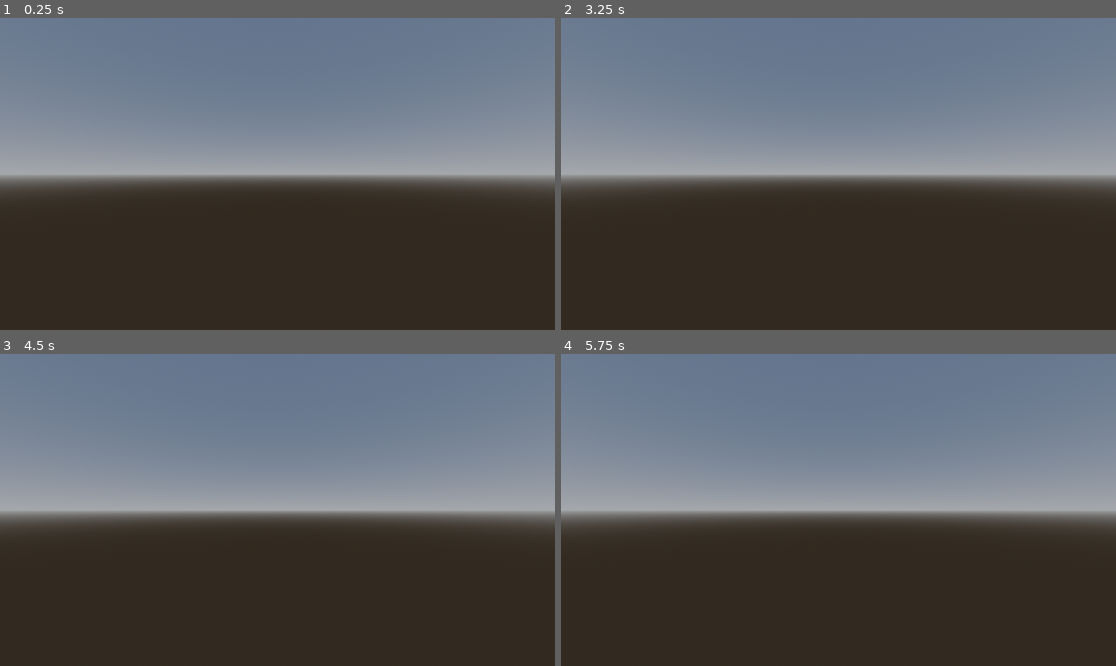
Above: before the commit, frames 1-4 (two rows, left to right).
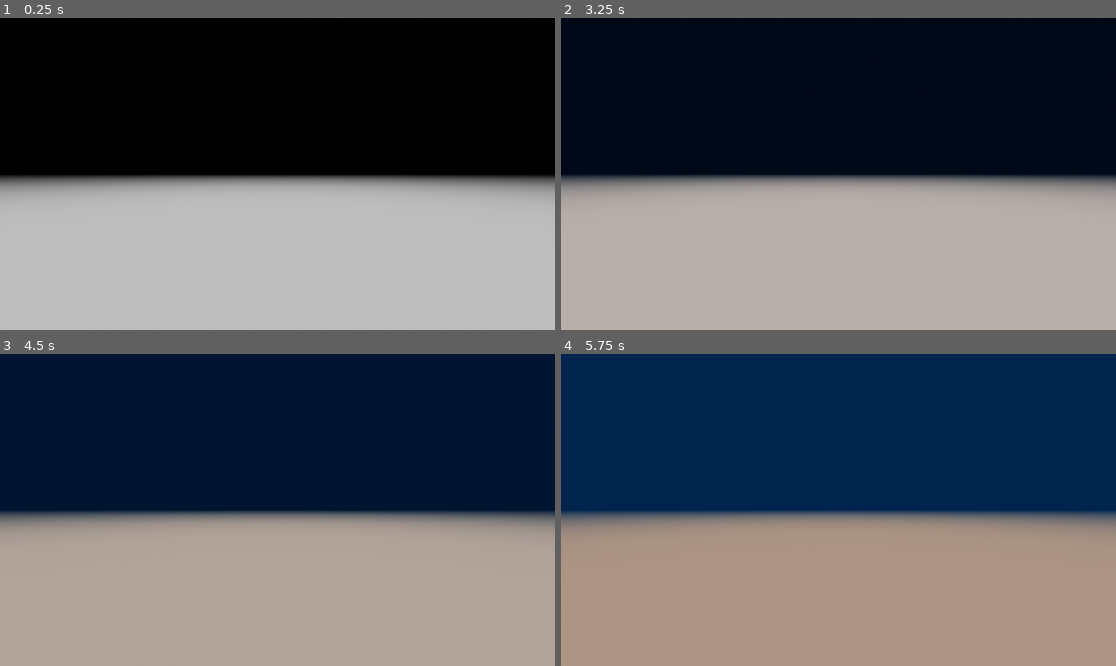
Above: after the commit, the same moments.

Repository: Nathan-R-Og/PlayPlay
Game: Godot game, scene res://node_3d.tscn
The game is run twice, just before and just after one commit, with the same random seed, the same clock (stepped at 60 frames per second) and the same inputs.
Inputs:
- Up to frame 1 (0.25 s): no input
- Up to frame 2 (3.25 s): tap Enter at 0.5, 2 s; tap Space at 1.25, 2.75 s
- Up to frame 3 (4.5 s): tap Enter at 3.5 s; tap Space at 4.25 s
- Up to frame 4 (5.75 s): no input

The runs differ from the first frame. In frame 1, 99% of the frame differs, in the area x 0-100%, y 0-100%; in frame 2, 99%; in frame 3, 99%; in frame 4, 99%.

Commit message:
day night

Diff:
--- a/node_3d.tscn
+++ b/node_3d.tscn
@@ -1,6 +1,10 @@
-[gd_scene load_steps=4 format=3 uid="uid://bg8k6epuuvbed"]
+[gd_scene load_steps=5 format=3 uid="uid://bg8k6epuuvbed"]
+
+[ext_resource type="Script" path="res://range.gd" id="1_w38eq"]
 
 [sub_resource type="ProceduralSkyMaterial" id="ProceduralSkyMaterial_i3688"]
+sky_top_color = Color(0.384314, 0.454902, 0.54902, 1)
+sky_horizon_color = Color(0.647059, 0.654902, 0.670588, 1)
 
 [sub_resource type="Sky" id="Sky_8vodk"]
 sky_material = SubResource("ProceduralSkyMaterial_i3688")
@@ -10,13 +14,17 @@
 sky = SubResource("Sky_8vodk")
 
 [node name="Node3D" type="Node3D"]
+script = ExtResource("1_w38eq")
 
-[node name="Camera3D" type="Camera3D" parent="."]
-transform = Transform3D(1, 0, 0, 0, 1, 0, 0, 0, 1, 0, 9.52122, 0)
+[node name="Camera" type="Camera3D" parent="."]
 current = true
 
-[node name="WorldEnvironment" type="WorldEnvironment" parent="."]
+[node name="Env" type="WorldEnvironment" parent="."]
 environment = SubResource("Environment_0tsrc")
 
-[node name="DirectionalLight3D" type="DirectionalLight3D" parent="."]
-transform = Transform3D(1, 0, 0, 0, -0.96994, -0.243344, 0, 0.243344, -0.96994, 0, 0, 0)
+[node name="Sun" type="DirectionalLight3D" parent="."]
+transform = Transform3D(1, 0, 0, 0, -4.37114e-08, -1, 0, 1, -4.37114e-08, 0, 0, 0)
+light_color = Color(1, 1, 0, 1)
+
+[node name="Moon" type="DirectionalLight3D" parent="."]
+transform = Transform3D(1, 0, 0, 0, -4.37114e-08, -1, 0, 1, -4.37114e-08, 0, 0, 0)
--- a/project.godot
+++ b/project.godot
@@ -1,3 +1,11 @@
+; Engine configuration file.
+; It's best edited using the editor UI and not directly,
+; since the parameters that go here are not all obvious.
+;
+; Format:
+;   [section] ; section goes between []
+;   param=value ; assign values to parameters
+
 config_version=5
 
 [application]
--- /dev/null
+++ b/range.gd
@@ -0,0 +1,36 @@
+extends Node3D
+var time = 0.0
+var dayColor = {
+	"top": Color("#006edf"),
+	"horizon": Color("#006edf"),
+	"bottom": Color.SADDLE_BROWN,
+
+
+}
+var nightColor = {
+	"top": Color.BLACK,
+	"horizon": Color.BLACK,
+	"bottom": Color.GRAY,
+
+}
+
+func _process(delta):
+	time += delta * 3000
+	var minutes = time / 60.0
+	var hours = minutes / 60.0
+	var ranger = wrapf(hours / 24.0, 0, 1)
+	$Sun.rotation_degrees.x = 90 + (ranger * 360)
+	$Moon.rotation_degrees.x = -90 + (ranger * 360)
+	var scalar = ((sin((ranger * 2 * PI) - deg_to_rad(90))) / 2.0) + .5
+	var mat = $Env.environment.sky.sky_material
+	mat.sky_top_color = cOutput(scalar, dayColor.top, nightColor.top)
+	mat.sky_horizon_color = cOutput(scalar, dayColor.horizon, nightColor.horizon)
+	var what = cOutput(scalar, dayColor.bottom, nightColor.bottom)
+	mat.ground_bottom_color = what
+	mat.ground_horizon_color = cOutput(scalar, dayColor.horizon, nightColor.horizon)
+
+func cOutput(range, color1, color2):
+	var s = Gradient.new()
+	s.set_color(1, color1)
+	s.set_color(0, color2)
+	return s.sample(range)
